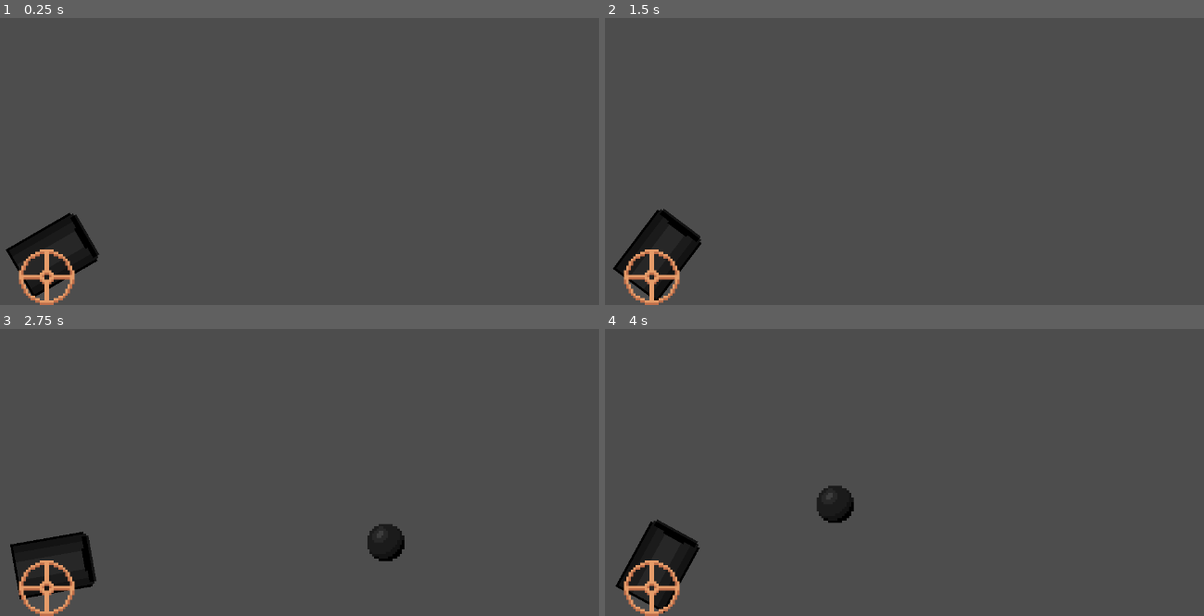
Above: before the commit, frames 1-4 (two rows, left to right).
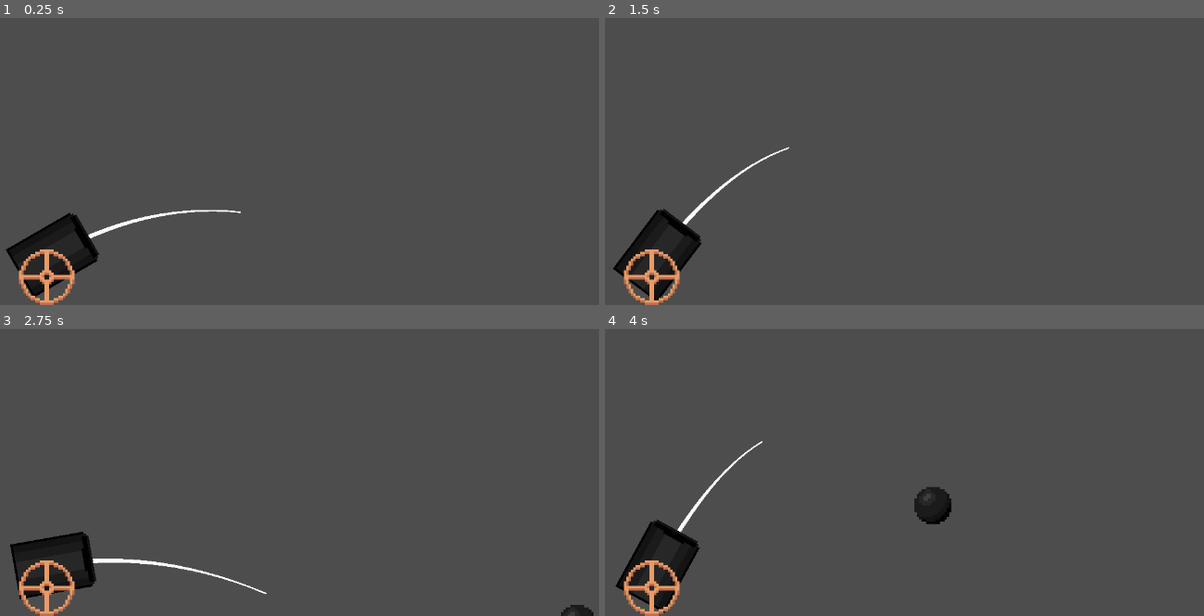
Above: after the commit, the same moments.

Repository: SpicyTime/Newtons-Shot
Game: Godot game, scene res://Main/main.tscn
The game is run twice, just before and just after one commit, with the same random seed, the same clock (stepped at 60 frames per second) and the same inputs.
Inputs:
- Up to frame 1 (0.25 s): no input
- Up to frame 2 (1.5 s): tap Enter at 0.5 s; hold D (rotate_right) 0.53-1.28 s; tap Space (shoot) at 0.6 s; hold A (rotate_left) from 1.28 s (still down); tap R at 1.35 s
- Up to frame 3 (2.75 s): tap Space (shoot) at 2, 2.1 s; release A (rotate_left) at 2.03 s; hold D (rotate_right) from 2.03 s (still down)
- Up to frame 4 (4 s): tap R at 2.85 s; tap Enter at 3.5 s; release D (rotate_right) at 3.53 s; hold A (rotate_left) from 3.53 s (still down); tap Space (shoot) at 3.6 s

The runs differ from the first frame. In frame 1, 0.3% of the frame differs, in the area x 14-41%, y 66-77%; in frame 2, 0.2%; in frame 3, 1.1%; in frame 4, 1.5%, in the area x 12-58%, y 39-71%.

Commit message:
Fully implemented the trajectory line

Diff:
--- a/Game/Cannon/cannon.gd
+++ b/Game/Cannon/cannon.gd
@@ -1,9 +1,12 @@
 extends Node2D
 @export var shot_force: int = 250
+@export var player_gravity_scale = 1.0
+@export var max_points: int = 10
 var rotating_left: bool = false
 var rotating_right: bool = false
 var shot: bool = false
 @onready var cannon_sprite: Sprite2D = $CannonSprite
+@onready var trajectory_line: TrajectoryLine = $TrajectoryLine
 
 func _physics_process(delta: float) -> void:
 	_handle_input()
@@ -13,6 +16,9 @@
 	if shot:
 		SignalBus.cannon_fired.emit(cannon_sprite.rotation - PI / 2, shot_force)
 
+	var cannon_direction: Vector2 = Vector2(cos(cannon_sprite.rotation - PI / 2), sin(cannon_sprite.rotation - PI / 2))
+	trajectory_line.update_trajectory(cannon_direction, shot_force, 980 * player_gravity_scale, max_points, delta)
+
 
 func _handle_input() -> void:
 	rotating_left = Input.is_action_pressed("rotate_left")
@@ -20,6 +26,7 @@
 	shot = Input.is_action_just_pressed("shoot")
 	if Input.is_key_pressed(KEY_R):
 		get_tree().reload_current_scene()
+
 
 func _rotate_cannon(delta: float) -> void:
 	var rotation_amount = 6 * delta
--- a/Game/Cannon/trajectory_line.gd
+++ b/Game/Cannon/trajectory_line.gd
@@ -1,5 +1,12 @@
+class_name TrajectoryLine
 extends Line2D
 
 
-func update_trajectory(direction: Vector2, force: float, gravity: float, max_points: int) -> void:
-	pass
+func update_trajectory(direction: Vector2, force: float, gravity: float, max_points: int, delta: float) -> void:
+	var vel = direction * force
+	var pos: Vector2 = Vector2.ZERO
+	clear_points()
+	for i in max_points:
+		add_point(pos)
+		vel.y += gravity * delta
+		pos += vel * delta
--- a/Game/Cannon/trajectory_line.tscn
+++ b/Game/Cannon/trajectory_line.tscn
@@ -3,4 +3,5 @@
 [ext_resource type="Script" uid="uid://iv1osjrx7qsc" path="res://Game/Cannon/trajectory_line.gd" id="1_bj1y0"]
 
 [node name="TrajectoryLine" type="Line2D"]
+width = 2.0
 script = ExtResource("1_bj1y0")
--- a/Game/game.tscn
+++ b/Game/game.tscn
@@ -1,9 +1,14 @@
-[gd_scene load_steps=5 format=3 uid="uid://ccq6vwwjgxhu1"]
+[gd_scene load_steps=7 format=3 uid="uid://ccq6vwwjgxhu1"]
 
 [ext_resource type="Texture2D" uid="uid://b5imera2n8p7t" path="res://Game/Cannon/Cannon.png" id="1_1r4le"]
 [ext_resource type="Script" uid="uid://cqmb26ea2xdvj" path="res://Game/Cannon/cannon.gd" id="1_7raqb"]
 [ext_resource type="Texture2D" uid="uid://ba1nur4ixrkb" path="res://Game/Cannon/Cannon-Wheel.png" id="2_7raqb"]
 [ext_resource type="PackedScene" uid="uid://c7osr3mdl1g5f" path="res://Player/player.tscn" id="4_jcm6v"]
+[ext_resource type="PackedScene" uid="uid://bngdqqkq0tpl5" path="res://Game/Cannon/trajectory_line.tscn" id="5_fwxkx"]
+
+[sub_resource type="Curve" id="Curve_fwxkx"]
+_data = [Vector2(0, 1), 0.0, 0.0, 0, 0, Vector2(1, 0.315175), 0.0, 0.0, 0, 0]
+point_count = 2
 
 [node name="Game" type="Node2D"]
 
@@ -11,10 +16,16 @@
 
 [node name="Player" parent="." instance=ExtResource("4_jcm6v")]
 position = Vector2(-118, 64)
+gravity_scale = 1.0
 
 [node name="Cannon" type="Node2D" parent="."]
 position = Vector2(-124, 68)
 script = ExtResource("1_7raqb")
+shot_force = 400
+max_points = 15
+
+[node name="TrajectoryLine" parent="Cannon" instance=ExtResource("5_fwxkx")]
+width_curve = SubResource("Curve_fwxkx")
 
 [node name="CannonSprite" type="Sprite2D" parent="Cannon"]
 rotation = 1.0472
--- a/Player/player.gd
+++ b/Player/player.gd
@@ -4,11 +4,10 @@
 func _ready() -> void:
 	SignalBus.cannon_fired.connect(_on_cannon_fired)
 
+
 func apply_cannon_force(direction: Vector2, force: float):
 	if is_in_cannon:
 		freeze = false
-		print("Shot")
-		print(direction * force)
 		linear_velocity = direction * force
 
 
